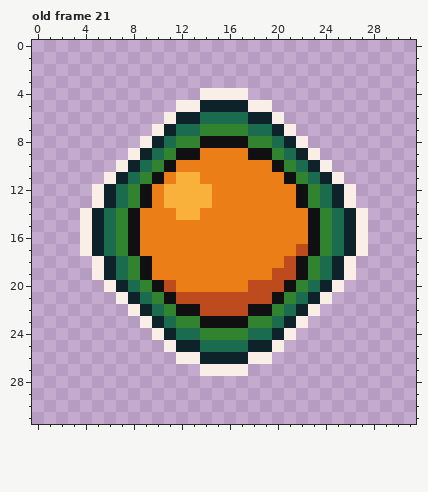
Two versions of one pixel-art file, Assets/Combat/Status/Sprites/StatusIcons.aseprite. This is how it looked before the edit.
32x32 pixels, 40 frames. Shown: old frame 21.
The same view after the edit:
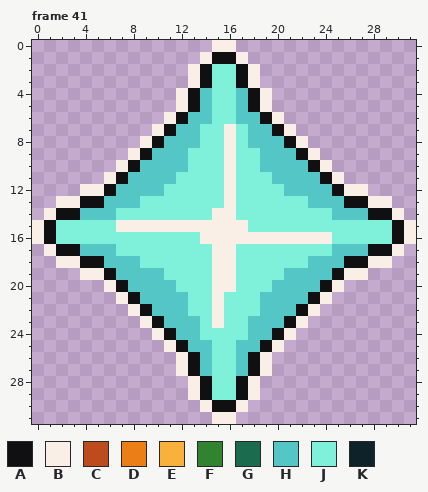
Palette (. is transparent): A #101012  B #faefe6  C #bd4b1e  D #eb7e17  E #fab13c  F #31832f  G #1b6b4e  H #55c6c6  J #7ff0d9  K #0e2229
A new or re-ordered frame is compared with the old frame closest to it.
The edit:
frames 40 -> 41
Changed rows in their new state; - is an unchanged pixel.
Frame 41 is new; against old frame 21, layer "Layer 1":
first column x 0:
 0 ---------------BB---------------
 1 --------------BAAB--------------
 2 -------------BAJJAB-------------
 3 -------------BAJJAB-------------
 4 ------------BAHJJHAB------------
 5 -------------AHJJHA-------------
 6 ------------AHHJJHHA------------
 7 -----------AHHJJBJHHA-----------
 8 ----------AHHHJJBJHHHA----------
 9 ---------AHHHJJJBJJHHHA---------
10 --------AHHHHJJJBJJHHHHA--------
11 -------AHHHHJJJJBJJJHHHHA-------
12 ----B-AHHHHJJJJJBJJJJHHHHA-B----
13 --BBAAHHHJJJJJJJBJJJJJJHHHAABB--
14 -BAAHHHJJJJJJJJBBJJJJJJJJHHHAAB-
15 BAJJJJJBBBBBBBBBBBJJJJJJJJJJJJAB
16 BAJJJJJJJJJJJJBBBBBBBBBBBJJJJJAB
17 -BAAHHHJJJJJJJJBBJJJJJJJJHHHAAB-
18 --BBAAHHHJJJJJJBBJJJJJJHHHAABB--
19 ----B-AHHHHJJJJBBJJJJHHHHA-B----
20 -------AHHHHJJJBBJJJHHHHA-------
21 --------AHHHHJJBJJJHHHHA--------
22 ---------AHHHJJBJJJHHHA---------
23 ----------AHHHJBJJHHHA----------
24 -----------AHHJJJJHHA-----------
25 ------------AHHJJHHA------------
26 -------------AHJJHA-------------
27 ------------BAHJJHAB------------
28 -------------BAJJAB-------------
29 -------------BAJJAB-------------
30 --------------BAAB--------------
31 ---------------BB---------------
